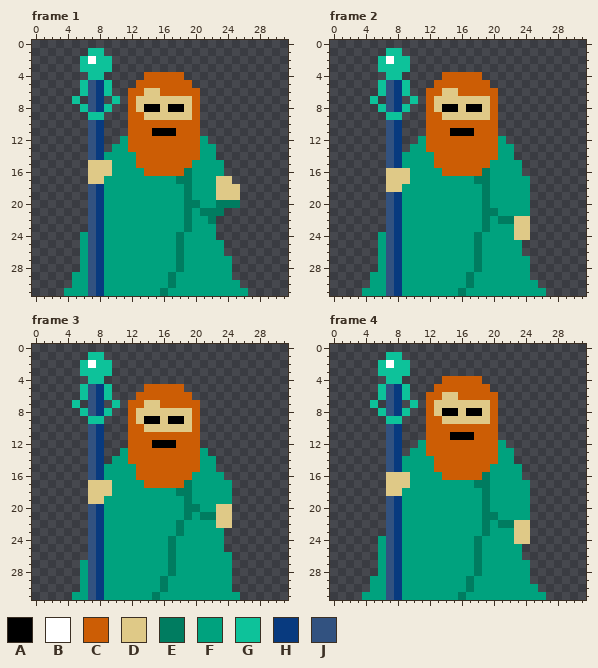
One commit to this animated GIF sprite: topdown/images/wiz-color.gif. Above, as it was before the edit.
The file is 32x32 pixels, 18 frames. Shown: frame 1, frame 2, frame 3, frame 4. The commit also changed other frames, which this record leaves out.
Palette (. is transparent): A #000000  B #ffffff  C #cc5d05  D #dfc987  E #007c60  F #00a27e  G #0dc29a  H #083a7f  J #325280
Pixels before, frame 1, first column x 4:
 1 ...GG..................
 2 ..GBGG.................
 3 ..GGGG.................
 4 ...GG.....CCCCC........
 5 ..GJHG...CCCCCCC.......
 6 ..GJHG..CCDDCCCCC......
 7 .G.JH.G.CDDDDDDDC......
 8 ..GJHG..CDAADAADC......
 9 ...GG...CCDDDDDDC......
10 ...JH...CCCCCCCCC......
11 ...JH...CCCAAACCC......
12 ...JH..FCCCCCCCCCF.....
13 ...JH.FFCCCCCCCCCFF....
14 ...JHFFFFCCCCCCCCFF....
15 ...DDDFFFCCCCCCCFFFF...
16 ...DDDFFFFCCCCCEFFFF...
17 ...DDFFFFFFFFFEEFFFDD..
18 ...JHFFFFFFFFFFEFFFDDD.
19 ...JHFFFFFFFFFFEFFFDDD.
20 ...JHFFFFFFFFFFEEFFEEE.
21 ...JHFFFFFFFFFFEFEEE...
22 ...JHFFFFFFFFFFEFFE....
23 ...JHFFFFFFFFFFEFFF....
24 ..FJHFFFFFFFFFEFFFF....
25 ..FJHFFFFFFFFFEFFFFF...
26 ..FJHFFFFFFFFFEFFFFF...
27 ..FJHFFFFFFFFFEFFFFFF..
28 ..FJHFFFFFFFFFEFFFFFF..
29 .FFJHFFFFFFFFEFFFFFFF..
30 .FFJHFFFFFFFFEFFFFFFFF.
31 FFFJHFFFFFFFEFFFFFFFFFF
Pixels before, frame 2, first column x 4:
 1 ...GG..................
 2 ..GBGG.................
 3 ..GGGG.................
 4 ...GG.....CCCCC........
 5 ..GJHG...CCCCCCC.......
 6 ..GJHG..CCDDCCCCC......
 7 .G.JH.G.CDDDDDDDC......
 8 ..GJHG..CDAADAADC......
 9 ...GG...CCDDDDDDC......
10 ...JH...CCCCCCCCC......
11 ...JH...CCCAAACCC......
12 ...JH..FCCCCCCCCCF.....
13 ...JH.FFCCCCCCCCCFF....
14 ...JHFFFFCCCCCCCCFF....
15 ...JHFFFFCCCCCCCFFFF...
16 ...DDDFFFFCCCCCEFFFF...
17 ...DDDFFFFFFFFEEFFFFF..
18 ...DDFFFFFFFFFFEFFFFF..
19 ...JHFFFFFFFFFFEFFFFF..
20 ...JHFFFFFFFFFFEFFFFF..
21 ...JHFFFFFFFFFFEEFFFF..
22 ...JHFFFFFFFFFFEFEEDD..
23 ...JHFFFFFFFFFFEFFFDD..
24 ..FJHFFFFFFFFFEFFFFDD..
25 ..FJHFFFFFFFFFEFFFFF...
26 ..FJHFFFFFFFFFEFFFFF...
27 ..FJHFFFFFFFFFEFFFFFF..
28 ..FJHFFFFFFFFFEFFFFFF..
29 .FFJHFFFFFFFFEFFFFFFF..
30 .FFJHFFFFFFFFEFFFFFFFF.
31 FFFJHFFFFFFFEFFFFFFFFFF
Pixels before, frame 3, first column x 5:
 1 ..GG.................
 2 .GBGG................
 3 .GGGG................
 4 ..GG.................
 5 .GJHG....CCCCC.......
 6 .GJHG...CCCCCCC......
 7 G.JH.G.CCDDCCCCC.....
 8 .GJHG..CDDDDDDDC.....
 9 ..GG...CDAADAADC.....
10 ..JH...CCDDDDDDC.....
11 ..JH...CCCCCCCCC.....
12 ..JH...CCCAAACCC.....
13 ..JH..FCCCCCCCCCF....
14 ..JH.FFCCCCCCCCCFF...
15 ..JHFFFFCCCCCCCCFF...
16 ..JHFFFFCCCCCCCFFFF..
17 ..DDDFFFFCCCCCEFFFFF.
18 ..DDDFFFFFFFFEEFFFFF.
19 ..DDFFFFFFFFFFEFFFFF.
20 ..JHFFFFFFFFFFEEFFDD.
21 ..JHFFFFFFFFFFEFEEDD.
22 ..JHFFFFFFFFFEFFFFDD.
23 ..JHFFFFFFFFFEFFFFF..
24 ..JHFFFFFFFFEFFFFFF..
25 ..JHFFFFFFFFEFFFFFF..
26 ..JHFFFFFFFFEFFFFFFF.
27 .FJHFFFFFFFFEFFFFFFF.
28 .FJHFFFFFFFFEFFFFFFF.
29 .FJHFFFFFFFEFFFFFFFF.
30 .FJHFFFFFFFEFFFFFFFF.
31 FFJHFFFFFFEFFFFFFFFFF
Pixels before, frame 4, first column x 4:
 1 ...GG..................
 2 ..GBGG.................
 3 ..GGGG.................
 4 ...GG.....CCCCC........
 5 ..GJHG...CCCCCCC.......
 6 ..GJHG..CCDDCCCCC......
 7 .G.JH.G.CDDDDDDDC......
 8 ..GJHG..CDAADAADC......
 9 ...GG...CCDDDDDDC......
10 ...JH...CCCCCCCCC......
11 ...JH...CCCAAACCC......
12 ...JH..FCCCCCCCCCF.....
13 ...JH.FFCCCCCCCCCFF....
14 ...JHFFFFCCCCCCCCFF....
15 ...JHFFFFCCCCCCCFFFF...
16 ...DDDFFFFCCCCCEFFFF...
17 ...DDDFFFFFFFFEEFFFFF..
18 ...DDFFFFFFFFFFEFFFFF..
19 ...JHFFFFFFFFFFEFFFFF..
20 ...JHFFFFFFFFFFEFFFFF..
21 ...JHFFFFFFFFFFEEFFFF..
22 ...JHFFFFFFFFFFEFEEDD..
23 ...JHFFFFFFFFFFEFFFDD..
24 ..FJHFFFFFFFFFEFFFFDD..
25 ..FJHFFFFFFFFFEFFFFF...
26 ..FJHFFFFFFFFFEFFFFF...
27 ..FJHFFFFFFFFFEFFFFFF..
28 ..FJHFFFFFFFFFEFFFFFF..
29 .FFJHFFFFFFFFEFFFFFFF..
30 .FFJHFFFFFFFFEFFFFFFFF.
31 FFFJHFFFFFFFEFFFFFFFFFF
After:
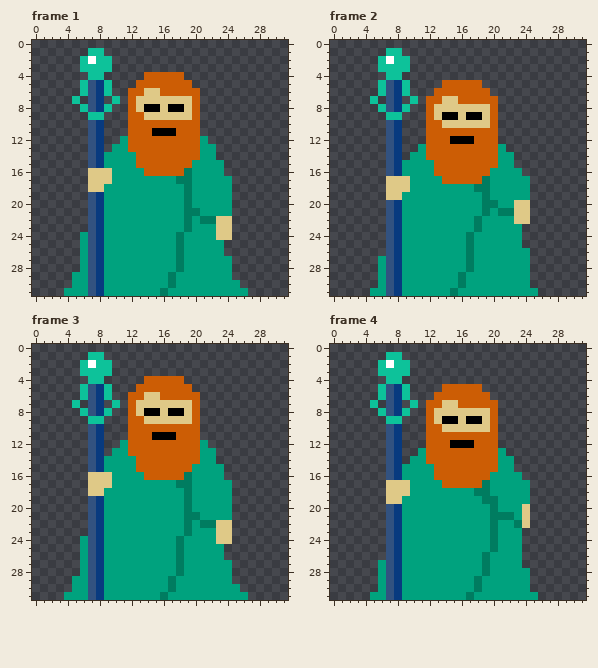
The edit:
Changed rows in their new state; - is an unchanged pixel.
Frame 1:
first column x 7:
15 JHF----------------
17 --D-------------FF-
18 DD--------------FF.
19 ----------------FF.
20 -------------F--FF.
21 -------------EFFFF-
22 --------------E-DD-
23 ----------------DD-
24 ----------------DD-
Frame 2:
first column x 4:
 4 ----------.....--------
 5 ---------.-----.-------
 6 --------.-CC----.------
 7 ---------C--CCCC-------
 8 ----------DD-DD--------
 9 ---------DAA-AA--------
10 ----------DDDDDD-------
11 -----------CCC---------
12 -------.---AAA---.-----
13 ------.-----------.----
14 -----.--C--------------
15 ----------------C--.---
16 ---JHF---C-----C-------
17 ----------CCCCC--------
18 -----D--------E--------
19 ---DD------------------
20 ----------------E--DD--
21 ----------------FEEDD--
22 --------------EF-FF----
23 --------------EF---F.--
24 --.----------EF----F.--
25 --.----------EF--------
26 --.----------EF-----F--
27 -------------EF--------
28 -------------EF--------
29 -.----------EF---------
30 -.----------EF-------.-
31 .----------EF---------.
Frame 3:
first column x 4:
 4 ----------CCCCC--------
 5 ---------C-----C-------
 6 --------C-DD----C------
 7 ---------D--DDDD-------
 8 ----------AA-AA--------
 9 ---------CDD-DD--------
10 ----------CCCCCC-------
11 -----------AAA---------
12 -------F---CCC---F-----
13 ------F-----------F----
14 -----F--F--------------
15 ----------------F--F---
16 ---DDD---F-----E-------
17 ----------FFFFE--------
18 -----F--------F--------
19 ---JH------------------
20 ----------------F--FF--
21 ----------------EFFFF--
22 --------------FE-EE----
23 --------------FE---DD--
24 --F----------FE----DD--
25 --F----------FE--------
26 --F----------FE-----.--
27 -------------FE--------
28 -------------FE--------
29 -F----------FE---------
30 -F----------FE-------F-
31 F----------FE---------F
Frame 4:
first column x 4:
 4 ----------.....--------
 5 ---------.-----.-------
 6 --------.-CC----.------
 7 ---------C--CCCC-------
 8 ----------DD-DD--------
 9 ---------DAA-AA--------
10 ----------DDDDDD-------
11 -----------CCC---------
12 -------.---AAA---.-----
13 ------.-----------.----
14 -----.--C--------------
15 ----------------C--.---
16 ---JHF---C-----C-------
17 ----------CCCCC--------
18 -----D--------E--------
19 ---DD-----------E------
20 ---------------FE---D--
21 ---------------F-EE-D--
22 ---------------FEFFE---
23 ---------------FE--F.--
24 --.-----------F-E--F.--
25 --.-----------F-E------
26 --.-----------FE-------
27 --------------FE----.--
28 --------------FE-------
29 -.-----------FE--------
30 -.-----------FE------.-
31 .-----------FE--------.
